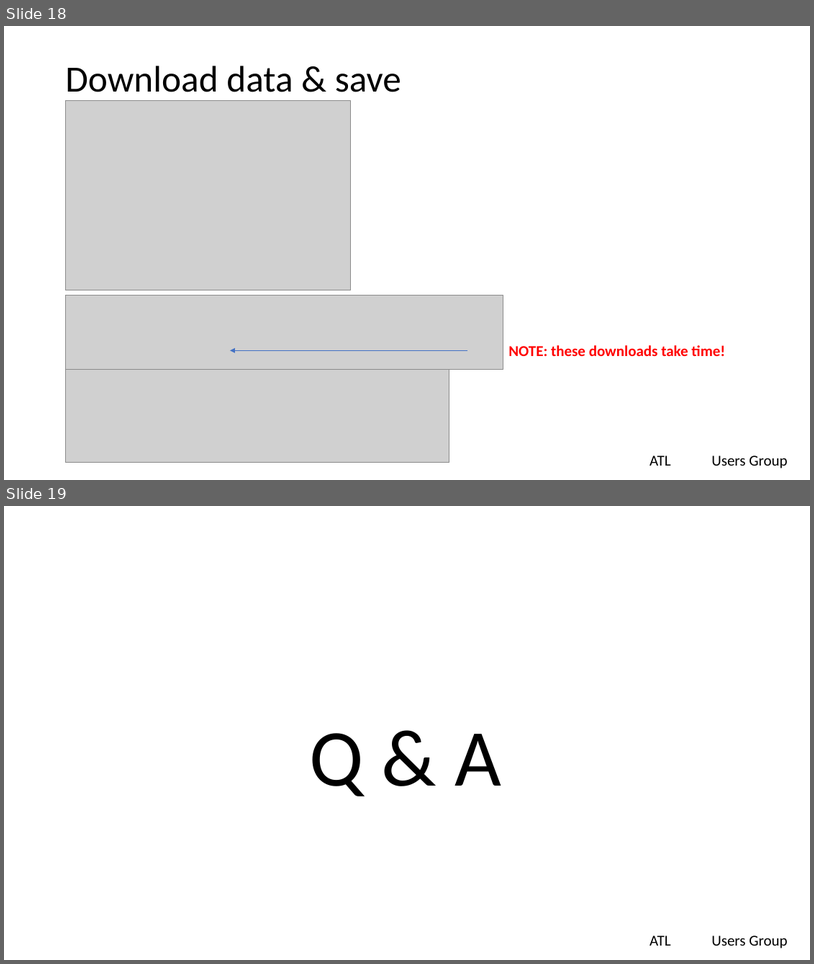
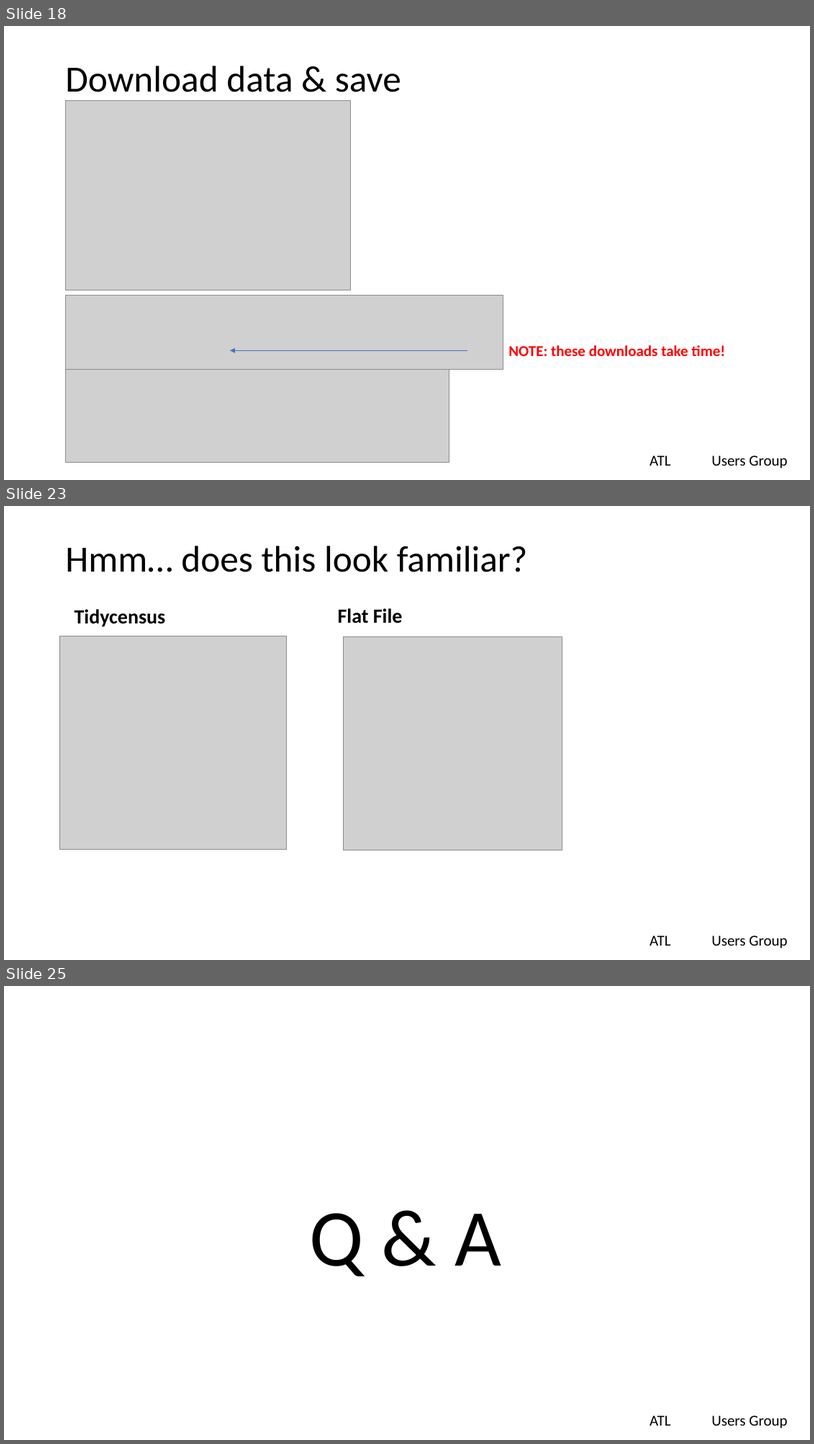
Before and after one commit to lgreski/tidycensus-vs-flatfiles, a slide deck: presentations/tidycensusVsFlatfiles.pptx. Shown one above the other, each under a label of ours: slides 18 and 19 before the commit, slides 18, 23 and 25 after it; the slides between them are not shown. The pictures are 814x964 and 814x1444 pixels, drawn with LibreOffice and Linux fonts; fonts in the diff are those of the drawing; grey boxes stand for pictures; background and template pictures are left out. Boxes give left, top, right and bottom in pixels: in the first picture for what was removed or moved away, otherwise in the second. Text is boxed around its words. In the diff, an @@ line names an element or a change of style, - is before the commit and + after.

```diff
--- a/presentations/tidycensusVsFlatfiles.pptx
+++ b/presentations/tidycensusVsFlatfiles.pptx
@@ slide 23 added at box(4, 506, 810, 960), background #FFFFFF; not listed: 2 template elements that a slide beside it also shows @@
@@ title added at box(65, 546, 528, 572), 44 pt, text #000000 @@
+Hmm… does this look familiar?
@@ text added at box(75, 609, 166, 627), 24 pt, text #000000, bold @@
+Tidycensus
@@ text added at box(338, 608, 403, 623), 24 pt, text #000000, bold @@
+Flat File
@@ picture added at box(59, 636, 286, 849) @@
@@ picture added at box(344, 636, 563, 850) @@
@@ what was slide 19 is now slide 25 @@
```
Also in this commit, not shown: 2 slides changed, 5 other slides added.
